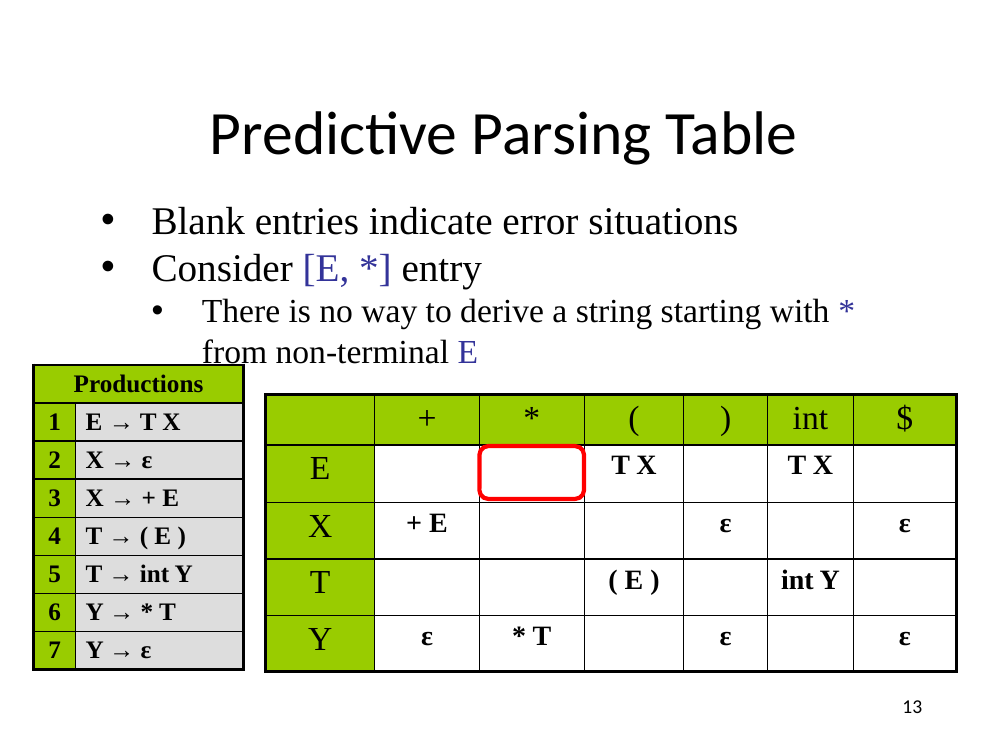
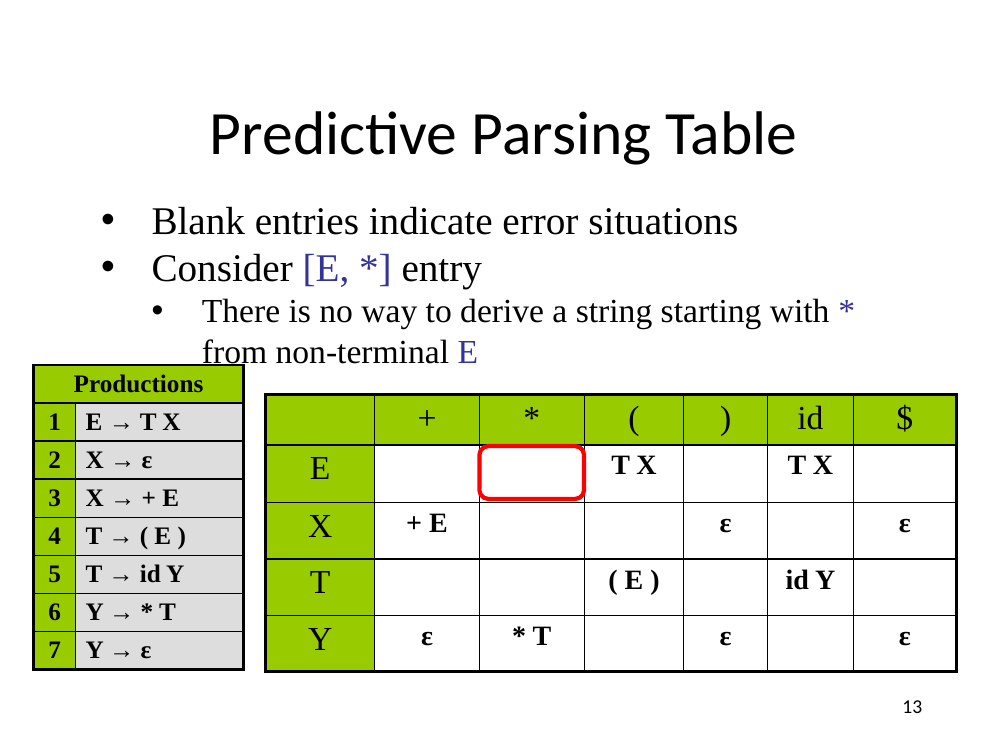
Before and after one commit to anoopsarkar/compilers-class, a slide deck: slide 13 of assets/ppt/parsing/td2-ll_1-parsing.pptx. Drawn at 1008x756 pixels with LibreOffice and Linux fonts; fonts in the diff are those of the drawing. Boxes give left, top, right and bottom in pixels: in the first picture for what was removed or moved away, otherwise in the second. Text is boxed around its words. In the diff, an @@ line names an element or a change of style, - is before the commit and + after.

```diff
--- a/assets/ppt/parsing/td2-ll_1-parsing.pptx
+++ b/assets/ppt/parsing/td2-ll_1-parsing.pptx
@@ table at (x1=33, y1=365, x2=244, y2=687) @@
-row 6, column 2: T → int Y
+row 6, column 2: T → id Y
@@ table at (x1=266, y1=394, x2=957, y2=671) @@
-row 1, column 6: int
+row 1, column 6: id
-row 4, column 6: int Y
+row 4, column 6: id Y
```
Also in this commit, not shown: 9 other slides changed, 1 other file.
